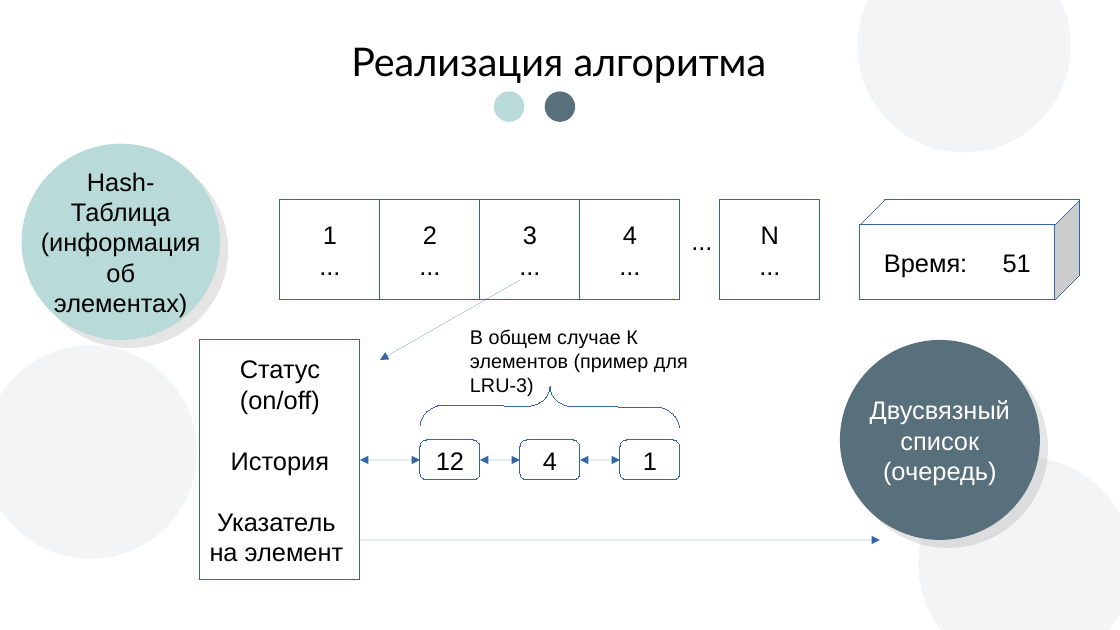
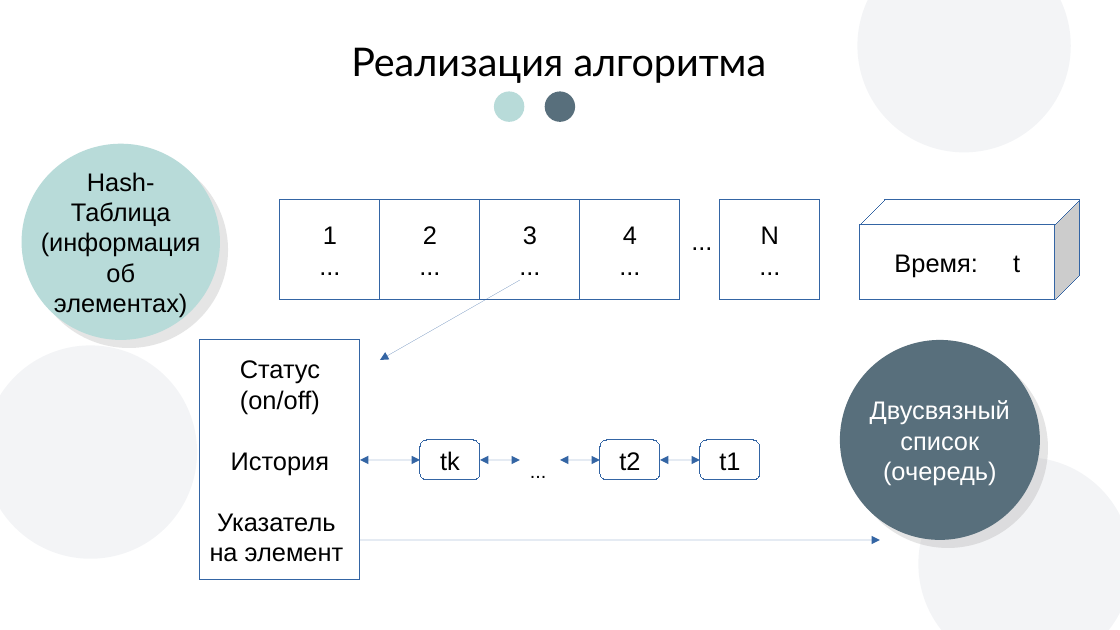
Before and after one commit to andreyStrachuk/LRU-K, a slide deck: slide 13 of Theory/Презентация LRU-K.pptx (slide 10 before the commit). Drawn at 1120x630 pixels with LibreOffice and Linux fonts; fonts in the diff are those of the drawing; background and template pictures are left out. Boxes give left, top, right and bottom in pixels: in the first picture for what was removed or moved away, otherwise in the second. Text is boxed around its words. In the diff, an @@ line names an element or a change of style, - is before the commit and + after.

```diff
--- a/Theory/Презентация LRU-K.pptx
+++ b/Theory/Презентация LRU-K.pptx
@@ text in cube at [894, 254, 1020, 278]: text changed @@
-Время: 51
+Время: t
@@ text removed at [470, 329, 688, 396] @@
-В общем случае К элементов (пример для LRU-3)
@@ freeform shape removed at [421, 385, 680, 427] @@
@@ freeform shape removed at [520, 440, 580, 480] @@
-4
@@ freeform shape added at [601, 440, 661, 480], fill #FFFFFF, outline #3465A4 0 pt, 18 pt, text #000000 @@
+t2
@@ freeform shape removed at [620, 440, 680, 480] @@
-1
@@ freeform shape added at [700, 440, 760, 480], fill #FFFFFF, outline #3465A4 0 pt, 18 pt, text #000000 @@
+t1
@@ text in freeform shape at [440, 451, 460, 471]: text changed @@
-12
+tk
@@ text added at [520, 454, 798, 541], 14 pt, text #000000 @@
+...
@@ double arrow moved from (580, 460) - (620, 460) to (560, 460) - (601, 460) @@
@@ double arrow added from (661, 460) to (700, 460), #3465A4 0 pt @@
```
Also in this commit, not shown: 18 other slides changed, 7 slides added, 2 slides removed, 1 other file.
